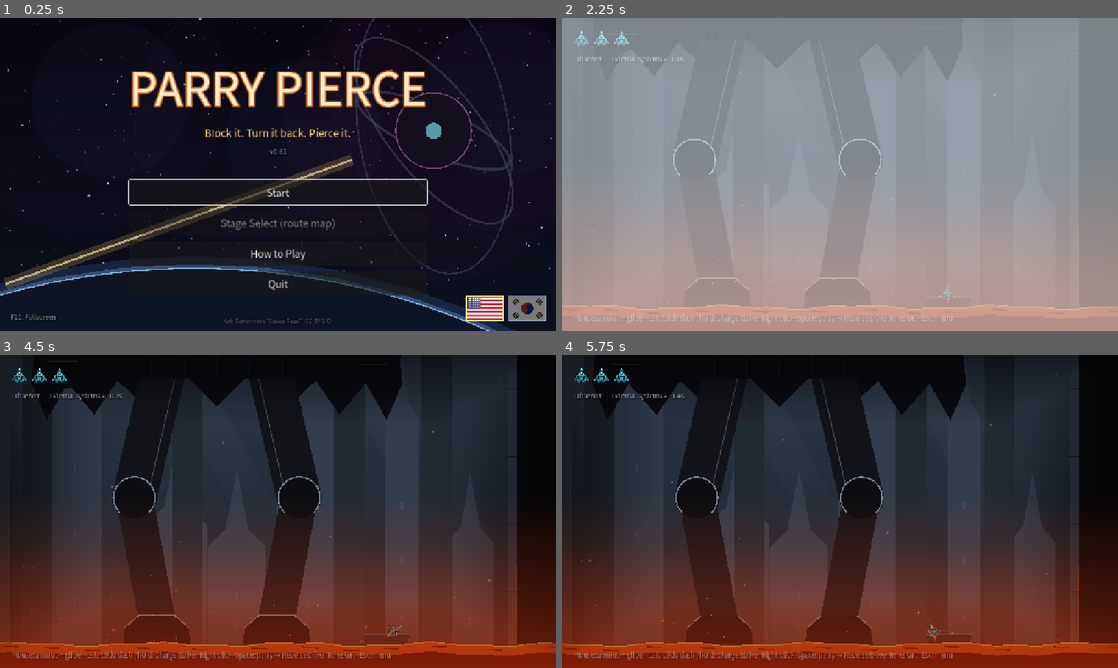
Above: before the commit, frames 1-4 (two rows, left to right).
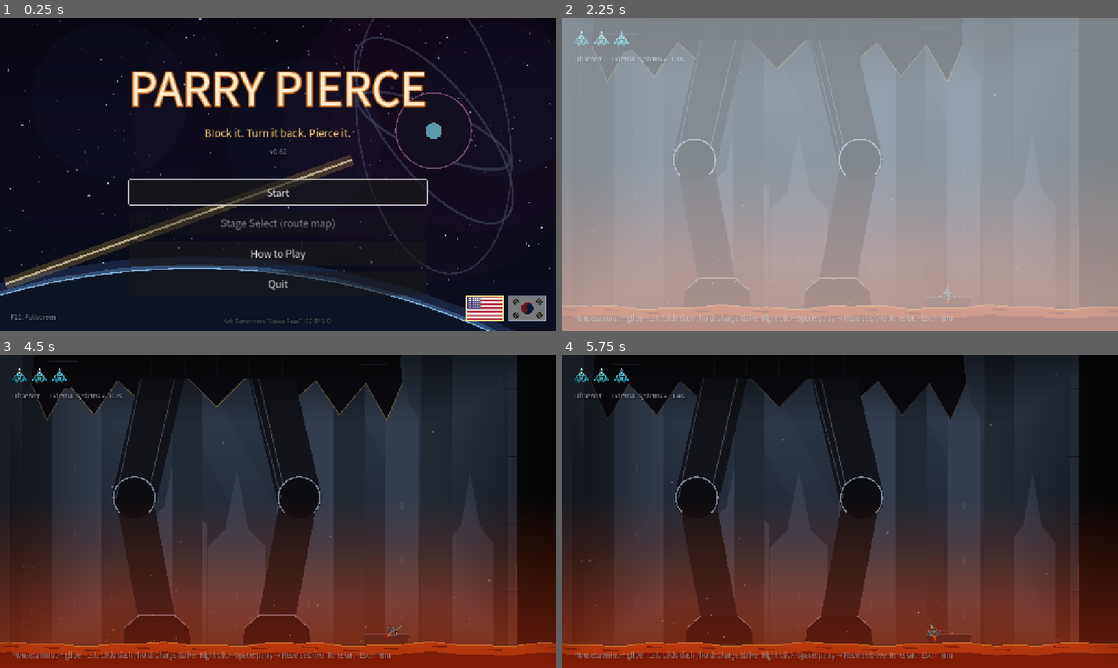
Above: after the commit, the same moments.

Repository: NeverB0re/parry-pierce
Game: Godot game, scene res://main.tscn
Same seed, same stepped clock (60 frames per second), same inputs: the game is played once before the commit and once after it.
Inputs (mouse positions are in pixels of both pictures, inside the frame that each line leads up to):
- Up to frame 1 (0.25 s): no input
- Up to frame 2 (2.25 s): click "Start" at 0.5 s; tap Enter at 1.25, 1.35 s; move the mouse to (962, 158) at 1.27 s; hold Right 1.28-2 s; click (962, 158) at 1.42 s; tap Space at 1.52 s; drag from (728, 190) to (812, 237) at 2.02 s
- Up to frame 3 (4.5 s): click "Next (Enter)" at 2.75 s; click "Next (Enter)" at 3.5 s; click "Continue (Enter)" at 4.25 s
- Up to frame 4 (5.75 s): move the mouse to (895, 442) at 5.02 s; hold Right from 5.03 s (still down); tap Keypad Enter at 5.1 s

The runs differ from the first frame. In frame 1, less than 0.1% of the frame differs, in the area x 51-52%, y 42-44%; in frame 2, 0.3%; in frame 3, 0.4%, in the area x 5-73%, y 7-46%; in frame 4, 0.2%.

Commit message:
v0.62: observer and fortress redesigned for impact (observer: giant tracking lens halo, glowing rib seams, rim light, shoulder spikes, smouldering cloak hem; fortress: exhaust stacks with flames, lit bridge, furnace ports, radar, heat aura); soft-glow auras for all bosses; boss comparison capture script
Co-Authored-By: Claude Opus 5.5 <noreply@anthropic.com>

Diff:
--- a/project.godot
+++ b/project.godot
@@ -11,7 +11,7 @@
 [application]
 
 config/name="Parry Pierce (prototype)"
-config/version="0.61"
+config/version="0.62"
 run/main_scene="res://main.tscn"
 config/features=PackedStringArray("4.7")
 config/icon="res://icon.png"
--- a/scripts/colossi/fortress.gd
+++ b/scripts/colossi/fortress.gd
@@ -244,10 +244,15 @@
 
 # ── 그리기 ─────────────────────────────────────────────
 func _draw() -> void:
+	_draw_heat_aura()
 	_draw_searchlight()
+	_draw_stacks()
 	_draw_smoke()
 	_draw_spire()
+	_draw_radar()
 	_draw_hull()
+	_draw_bridge()
+	_draw_furnace()
 	_draw_running_lights()
 	_draw_doors()
 	_draw_batteries()
@@ -275,12 +280,82 @@
 	draw_line(o, o + Vector2.from_angle(a) * 2600.0, Color(1.0, 0.92, 0.7, 0.05), 6.0)
 
 
+## 뒤쪽 열기 후광: 용광로처럼 달아오른 붉은 빛 (크기를 느끼게)
+func _draw_heat_aura() -> void:
+	var dim := 1.0 if not dead else maxf(0.0, 1.0 - death_t * 0.6)
+	var flick := 0.85 + 0.15 * sin(t * 3.1) * sin(t * 1.7)
+	_soft_glow(Vector2(0, -1400), 1500.0, Color(1.0, 0.38, 0.12), 0.13 * dim * flick)
+	_soft_glow(Vector2(0, -200), 950.0, Color(1.0, 0.4, 0.1), 0.12 * dim)       # 차대 아래 바닥 열기
+
+
+## 굴뚝 둘: 상부 장갑 양옆으로 높이 솟고, 끝에서 불꽃이 일렁인다 (연기는 _draw_smoke)
+func _draw_stacks() -> void:
+	for s in [-1.0, 1.0]:
+		var b := Vector2(s * 300.0, -2200.0)
+		var top := Vector2(s * 330.0, -2640.0)
+		var poly := PackedVector2Array([b + Vector2(-48, 0), b + Vector2(48, 0), top + Vector2(40, 0), top + Vector2(-40, 0)])
+		draw_colored_polygon(poly, C_HULL_DARK)
+		draw_line(b + Vector2(-s * 48, 0), top + Vector2(-s * 40, 0), Color(C_RIM, 0.4), 3.0)
+		for k in 3:                                                    # 띠
+			var y := lerpf(b.y, top.y, 0.25 + k * 0.25)
+			draw_line(Vector2(top.x - 46, y), Vector2(top.x + 46, y), C_HULL, 10.0)
+		draw_rect(Rect2(top.x - 52, top.y - 24, 104, 30), C_HULL)
+		if dead:
+			continue
+		for k in 4:                                                    # 불꽃
+			var ph := fmod(t * 2.4 + k * 0.27 + (0.5 if s > 0.0 else 0.0), 1.0)
+			var fp := top + Vector2(sin(t * 7.0 + k * 2.0) * 10.0, -30.0 - ph * 90.0)
+			draw_circle(fp, 26.0 * (1.0 - ph) + 6.0, Color(1.0, 0.55 + 0.35 * (1.0 - ph), 0.15, 0.55 * (1.0 - ph)))
+
+
+## 회전 레이더: 첨탑 옆에 달린 접시가 돌며 반짝인다
+func _draw_radar() -> void:
+	var o := Vector2(-150, -2470)
+	draw_line(o + Vector2(40, 60), o, C_HULL_DARK, 14.0)
+	var w := 90.0 * cos(t * 1.4)
+	draw_colored_polygon(PackedVector2Array([o + Vector2(-w, -10), o + Vector2(w, -10), o + Vector2(w * 0.7, 26), o + Vector2(-w * 0.7, 26)]), C_HULL)
+	draw_line(o + Vector2(-w, -10), o + Vector2(w, -10), Color(C_RIM, 0.6), 3.0)
+	if not dead and absf(cos(t * 1.4)) > 0.95:
+		draw_circle(o, 20.0, Color(1.0, 0.85, 0.5, 0.6))
+
+
+## 함교 창: 상부 장갑 위쪽에 줄지어 켜진 창 (가끔 하나씩 깜빡) + 그 아래 굵은 장갑 띠
+func _draw_bridge() -> void:
+	var y := -2120.0
+	draw_rect(Rect2(-380, y - 40, 760, 80), C_HULL_DARK)
+	draw_line(Vector2(-380, y - 40), Vector2(380, y - 40), Color(C_RIM, 0.5), 3.0)
+	for k in 10:
+		var x := -330.0 + k * 73.0
+		var on := 0.0 if dead else (0.35 if int(t * 0.7 + k * 3.1) % 7 == 0 else 1.0)
+		draw_rect(Rect2(x - 22, y - 14, 44, 26), Color(1.0, 0.82, 0.5, 0.75 * on))
+		draw_rect(Rect2(x - 30, y - 22, 60, 42), Color(1.0, 0.7, 0.35, 0.08 * on))
+	for k in 2:                                                       # 큰 장갑 띠
+		var yy := -1950.0 + k * 110.0
+		draw_line(Vector2(-560 + k * 20, yy), Vector2(560 - k * 20, yy), C_HULL_DARK, 18.0)
+		draw_line(Vector2(-560 + k * 20, yy - 9), Vector2(560 - k * 20, yy - 9), Color(C_RIM, 0.3), 2.0)
+
+
+## 선체 화구: 장갑 띠 사이로 용광로 불빛이 새어 나온다 (일렁임) + 테두리 빛
+func _draw_furnace() -> void:
+	var lit := 1.0 if not dead else 0.25
+	for row in 3:
+		var y := -760.0 - row * 130.0
+		for k in 9:
+			var x := -560.0 + k * 140.0
+			var fl := 0.55 + 0.45 * sin(t * (3.0 + k * 0.3) + row * 1.7 + k)
+			draw_rect(Rect2(x - 36, y - 10, 72, 20), Color(0.05, 0.02, 0.01))
+			draw_rect(Rect2(x - 30, y - 6, 60, 12), Color(1.0, 0.45 + 0.25 * fl, 0.12, (0.45 + 0.4 * fl) * lit))
+			draw_circle(Vector2(x, y), 46.0, Color(1.0, 0.4, 0.1, 0.06 * fl * lit))
+	draw_polyline(PackedVector2Array([Vector2(-780, -560), Vector2(-720, -1100), Vector2(-640, -2050), Vector2(-400, -2260)]), Color(0.6, 0.75, 1.0, 0.3), 5.0)   # 테두리 빛 (왼쪽 위)
+	draw_polyline(PackedVector2Array([Vector2(780, -560), Vector2(720, -1100), Vector2(640, -2050)]), Color(1.0, 0.5, 0.2, 0.3 * lit), 4.0)                      # 열기 반사 (오른쪽)
+
+
 ## 배기 연기: 상부 장갑 양쪽 굴뚝에서 피어오른다
 func _draw_smoke() -> void:
 	if dead:
 		return
 	for s in [-1.0, 1.0]:
-		var o := Vector2(s * 300.0, -2270.0)
+		var o := Vector2(s * 330.0, -2700.0)                            # 굴뚝 끝에서
 		for k in 6:
 			var life := fmod(t * 0.3 + k / 6.0 + (0.33 if s > 0.0 else 0.0), 1.0)
 			var p := o + Vector2(s * life * 120.0 + sin(t * 1.5 + k * 1.7) * 18.0, -life * 380.0)
--- a/scripts/colossi/observer.gd
+++ b/scripts/colossi/observer.gd
@@ -316,10 +316,12 @@
 
 # ── 그리기 ─────────────────────────────────────────────
 func _draw() -> void:
+	_draw_halo()
 	_draw_vents()
 	_draw_cloak()
 	_draw_legs()
 	_draw_torso()
+	_draw_seams()
 	_draw_chest()
 	_draw_arms()
 	_draw_head()
@@ -342,6 +344,13 @@
 		Vector2(-560 - sw, -1000), Vector2(-640 - sw, -860), Vector2(-700 - sw, -1000), Vector2(-640, -1700),
 	])
 	draw_colored_polygon(pts, C_CLOAK)
+	var hem := PackedVector2Array()                                     # 찢어진 끝단: 호박빛으로 달아오른 실밥
+	for k in range(3, pts.size() - 1):
+		hem.append(pts[k])
+	draw_polyline(hem, Color(C_EYE, 0.22 + 0.12 * sin(t * 2.0)), 4.0)
+	for k in 6:                                                         # 망토 주름
+		var x := -500.0 + k * 200.0
+		draw_line(Vector2(x * 0.8, -2300), Vector2(x + sw * 0.5, -1080), Color(0.02, 0.02, 0.04, 0.6), 10.0)
 
 
 func _draw_legs() -> void:
@@ -481,6 +490,11 @@
 			_draw_stump(el, (el - sh).normalized(), 60.0)
 		draw_circle(sh, 140.0, C_BODY_DARK)
 		draw_arc(sh, 140.0, PI, TAU, 24, Color(C_BONE, 0.8), 7.0)
+		var so := 1.0 if a == 1 else -1.0
+		for q in 3:                                                     # 어깨 뼈 가시
+			var base_a := PI + 0.5 + q * 0.55 if so < 0.0 else TAU - 0.5 - q * 0.55
+			var bp := sh + Vector2.from_angle(base_a) * 130.0
+			_cap(bp, bp + Vector2.from_angle(base_a) * (90.0 + 30.0 * (1 - q % 2)) + Vector2(0, -40), 16.0, C_BONE)
 		# 어깨 포대
 		var base := cannon_base(a)
 		var mz: Vector2 = MUZZLES[a]
@@ -519,6 +533,57 @@
 			draw_circle(half, 34.0, C_BODY)
 		draw_circle(-half, float(d["w"]) * 0.35, Color(C_HEART, 0.2))
 	draw_set_transform(Vector2.ZERO, 0.0)
+
+
+## 감시 후광 (관측자의 상징, 그림만): 머리 뒤에 걸린 거대한 렌즈 고리. 렌즈들이 차례로 깜빡이며 돌고,
+## 플레이어 쪽 렌즈가 가장 밝게 빛나 늘 지켜보는 느낌. 뒤로 옅은 호박빛 후광과 가는 주사선
+func _draw_halo() -> void:
+	var c := HEAD_POS + Vector2(0, 120)
+	var dim := 1.0 if not dead else maxf(0.0, 1.0 - death_t * 0.6)
+	_soft_glow(c, 1450.0, C_EYE, 0.12 * dim)
+	var r := 860.0
+	draw_arc(c, r, 0.0, TAU, 96, C_BODY_DARK, 46.0)                    # 고리 몸통
+	draw_arc(c, r + 23.0, 0.0, TAU, 96, Color(C_RIM, 0.35), 3.0)
+	draw_arc(c, r - 23.0, 0.0, TAU, 96, Color(C_RIM, 0.2), 2.0)
+	for k in 6:                                                         # 고리를 받치는 지지대 (몸 뒤로 사라진다)
+		var a := k * TAU / 6.0 + PI / 6.0
+		draw_line(c + Vector2.from_angle(a) * 380.0, c + Vector2.from_angle(a) * (r - 20.0), Color(C_BODY_DARK, 0.9), 22.0)
+	var to_p := (look_at - c).angle()
+	for k in 16:                                                        # 렌즈 16개: 천천히 돌며 차례로 깜빡, 플레이어 쪽이 가장 밝다
+		var a := k * TAU / 16.0 + t * 0.06
+		var p := c + Vector2.from_angle(a) * r
+		var seq := 0.5 + 0.5 * sin(t * 2.2 - k * 0.8)
+		var watch := maxf(0.0, cos(angle_difference(a, to_p))) ** 6
+		var g := (0.25 + 0.45 * seq + 0.6 * watch) * dim
+		draw_circle(p, 34.0, C_BODY)
+		draw_arc(p, 34.0, 0.0, TAU, 16, Color(C_RIM, 0.55), 3.0)
+		draw_circle(p, 14.0 + 8.0 * watch, Color(C_EYE, minf(1.0, g)))
+		if watch > 0.3:
+			draw_circle(p, 48.0 + 30.0 * watch, Color(C_EYE, 0.12 * watch * dim))
+	var sweep := fmod(t * 0.25, 1.0) * TAU                              # 주사선: 고리 안을 천천히 훑는다
+	draw_line(c, c + Vector2.from_angle(sweep) * r, Color(C_EYE, 0.06 * dim), 10.0)
+
+
+## 몸통의 빛나는 이음매와 테두리 빛 (그림만): 가슴 둘레 갈비뼈 판 + 맥동하는 호박빛 선 + 왼쪽 위에서 오는 푸른 테두리 빛
+func _draw_seams() -> void:
+	var pulse := 0.5 + 0.5 * sin(t * 1.8)
+	var lit := 1.0 if not dead else 0.2
+	for k in 4:                                                         # 갈비뼈 판 (가슴 문 양옆)
+		var y := -2180.0 + k * 150.0
+		for s in [-1.0, 1.0]:
+			var a := Vector2(s * 190.0, y)
+			var b := Vector2(s * (430.0 - k * 22.0), y + 70.0)
+			draw_line(a, b, C_BODY_DARK, 26.0)
+			draw_line(a + Vector2(0, -10), b + Vector2(0, -10), Color(C_RIM, 0.35), 3.0)
+			draw_line(a + Vector2(0, 9), b + Vector2(0, 9), Color(C_EYE, (0.25 + 0.3 * pulse) * lit), 2.5)
+	for s in [-1.0, 1.0]:                                               # 옆구리 호박빛 이음매
+		draw_polyline(PackedVector2Array([Vector2(s * 470, -2330), Vector2(s * 455, -2000), Vector2(s * 390, -1700), Vector2(s * 300, -1320)]),
+			Color(C_EYE, (0.18 + 0.25 * pulse) * lit), 4.0)
+	draw_polyline(PackedVector2Array([Vector2(-500, -2250), Vector2(-400, -1700), Vector2(-310, -1300)]), Color(0.6, 0.75, 1.0, 0.35), 5.0)   # 테두리 빛 (왼쪽)
+	for i in 2:
+		var hip: Vector2 = HIPS[i]
+		var knee := knee_of(i)
+		draw_line(hip + Vector2(-80, 0), knee + Vector2(-70, 0), Color(0.6, 0.75, 1.0, 0.25), 4.0)
 
 
 ## 어깨 배기구에서 주기적으로 증기가 뿜어져 오른다 (대기 모션)
--- a/scripts/colossi/satellite.gd
+++ b/scripts/colossi/satellite.gd
@@ -348,9 +348,7 @@
 
 ## 뒤쪽 후광: 위성 둘레의 옅은 보라 빛 (크기를 느끼게)
 func _draw_aura() -> void:
-	draw_circle(CORE_POS, 1500.0, Color(C_BARRIER, 0.035))
-	draw_circle(CORE_POS, 1000.0, Color(C_BARRIER, 0.045))
-	draw_circle(CORE_POS, 600.0, Color(C_BARRIER, 0.05))
+	_soft_glow(CORE_POS, 1500.0, C_BARRIER, 0.16)
 
 
 ## 양옆 태양 전지판 날개: 경기장 밖까지 뻗는 거대한 트러스 + 패널 격자 (천천히 기운다)
--- a/scripts/colossus_base.gd
+++ b/scripts/colossus_base.gd
@@ -586,6 +586,12 @@
 
 # ── 표적 피해 ──────────────────────────────────────────
 ## 돌진이 표적(strike_hit 결과)에 적중. 동력 코어가 부서지면 true (= 승리)
+## 부드러운 빛무리: 반지름을 줄여 가며 옅은 원을 겹쳐 가운데가 밝고 가장자리가 사라지게 (후광·열기)
+func _soft_glow(c: Vector2, r: float, col: Color, peak: float) -> void:
+	for k in 8:
+		draw_circle(c, r * (1.0 - k * 0.11), Color(col, peak / 8.0))
+
+
 ## 방어막·결계({kind:"shield"})에 닿은 돌진이 튕겨 나오는가 (피해 없음). 기본(크라켄) = 리버스 드라이브와 완전 동조 차지만 뚫는다
 func blocks_strike(hit: Dictionary, kind: String, _perfect: bool, strong: bool) -> bool:
 	return hit.get("kind", "") == "shield" and kind != "power" and not (kind == "charge" and strong)
--- /dev/null
+++ b/tests/capture/bosses.gd
@@ -0,0 +1,51 @@
+extends SceneTree
+# 보스 비교 캡처 (창 모드, 자동 종료): 스테이지마다 대기 모습을 같은 줌으로 찍는다. 인자: -- --notutorial --out=<dir> [--zoom=0.42]
+# 진행 저장·플레이 기록은 끈다
+var main
+var n := 0
+var out := ""
+var zoom := 0.42
+var stage := 0
+var local := 0
+const CAM := [Vector2(0, -1750), Vector2(0, -1600), Vector2(0, -1600), Vector2(0, -1600)]
+
+
+func _initialize() -> void:
+	for a in OS.get_cmdline_user_args():
+		if a.begins_with("--out="):
+			out = a.trim_prefix("--out=")
+		if a.begins_with("--zoom="):
+			zoom = a.trim_prefix("--zoom=").to_float()
+	main = load("res://main.tscn").instantiate()
+	root.add_child(main)
+
+
+func _process(_d: float) -> bool:
+	n += 1
+	if n == 2:
+		main.tele.enabled = false
+		var pr = main.Profile.new()
+		pr.persist = false
+		main.profile = pr
+		main.world.profile = pr
+	if n < 4:
+		return false
+	if stage >= main.Stages.LIST.size():
+		quit()
+		return false
+	if local == 0:
+		main.start_stage(stage)
+		main.boss.next_t = 999.0
+		main.player.reset(Vector2(350, -900), false)
+	local += 1
+	main.player.invuln = 999.0
+	main.player.vel = Vector2.ZERO
+	main.player.position = Vector2(350, -900)
+	main.cam.position = CAM[mini(stage, CAM.size() - 1)]
+	main.cam.zoom = Vector2(zoom, zoom)
+	main.hud.clear_banner()
+	if local == 40:
+		root.get_texture().get_image().save_png("%s/boss_%d_%s.png" % [out, stage, main.Stages.LIST[stage]["id"]])
+		stage += 1
+		local = 0
+	return false
Not shown, added: scripts/music.gd.uid
